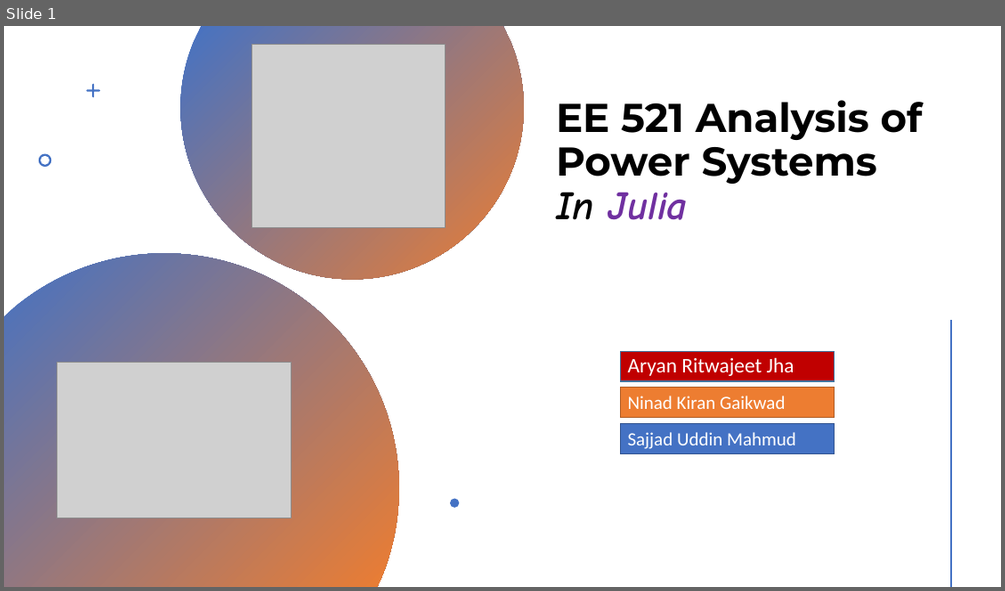
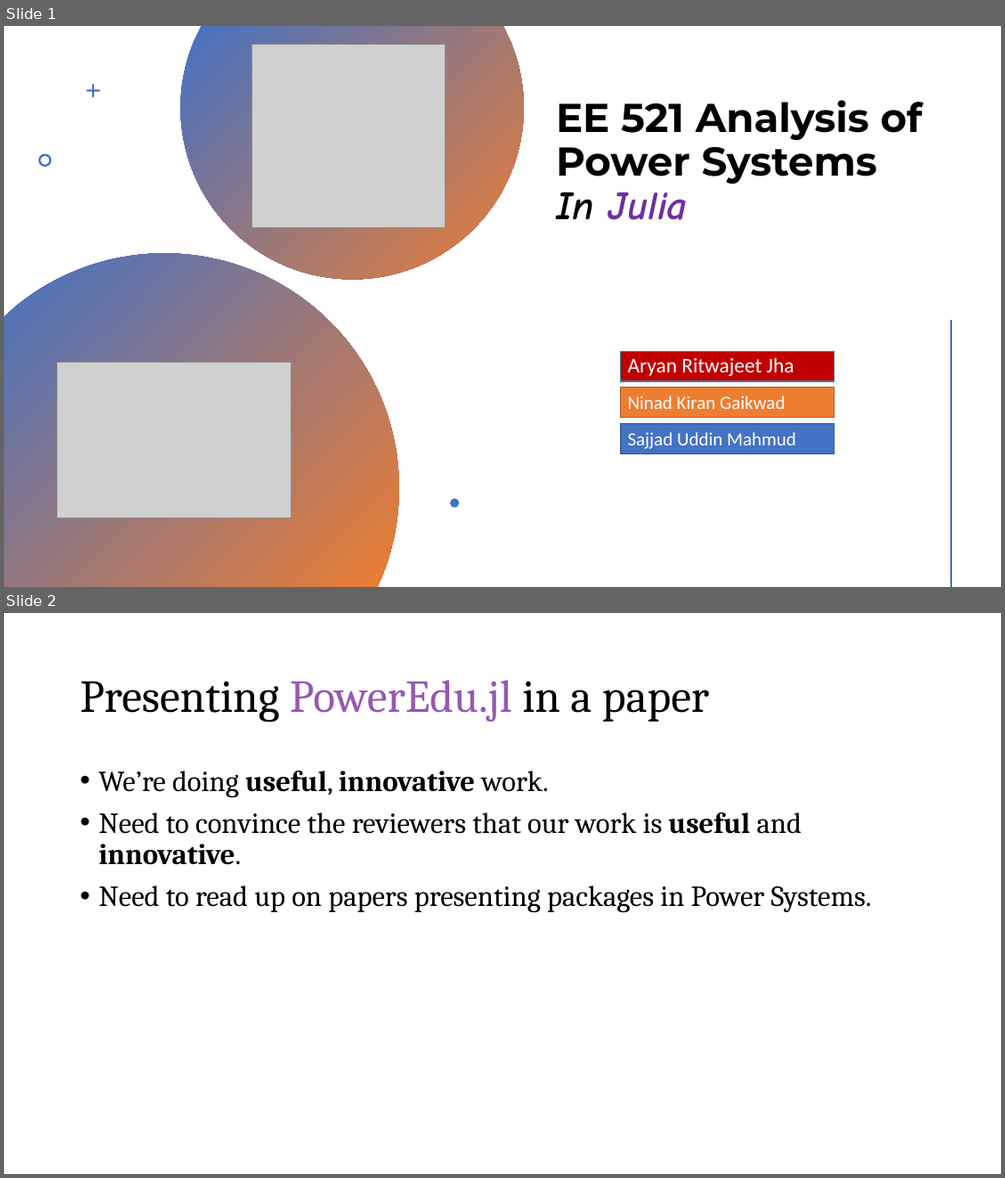
Before and after one commit to Realife-Brahmin/OriginalDocsHub, a slide deck: ee521/plan_for_ee521_in_julia/ee521_julia_plan.pptx. Shown one above the other, each under a label of ours: slide 1 before the commit, slides 1 and 2 after it. The pictures are 1005x591 and 1005x1178 pixels, drawn with LibreOffice and Linux fonts; fonts in the diff are those of the drawing; grey boxes stand for pictures. Boxes give left, top, right and bottom in pixels: in the first picture for what was removed or moved away, otherwise in the second. Text is boxed around its words. In the diff, an @@ line names an element or a change of style, - is before the commit and + after.

Commit message:
paper reading tasks added.

```diff
--- a/ee521/plan_for_ee521_in_julia/ee521_julia_plan.pptx
+++ b/ee521/plan_for_ee521_in_julia/ee521_julia_plan.pptx
@@ slide 2 added at (x1=4, y1=613, x2=1001, y2=1174), background #FFFFFF @@
@@ title added at (x1=80, y1=680, x2=709, y2=722), 44 pt, text #000000 @@
+Presenting PowerEdu.jl in a paper
@@ text added at (x1=98, y1=771, x2=872, y2=912), 28 pt, text #000000 @@
+• We’re doing useful, innovative work.
+• Need to convince the reviewers that our work is useful and innovative.
+• Need to read up on papers presenting packages in Power Systems.
```
Also in this commit, not shown: 1 other slide added.
